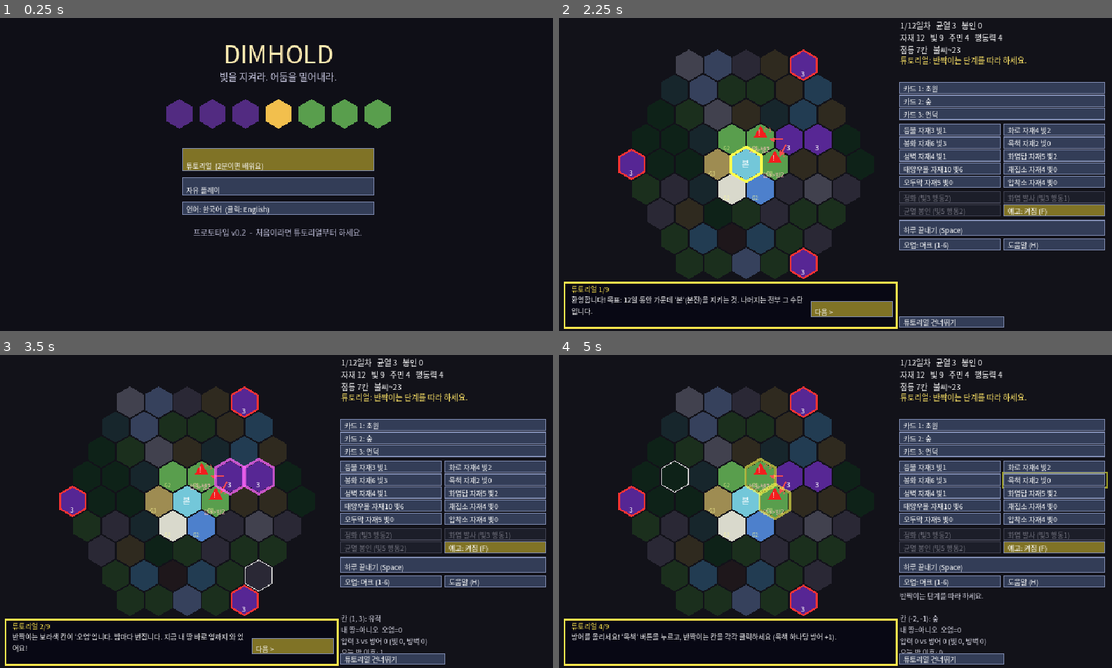
Above: before the commit, frames 1-4 (two rows, left to right).
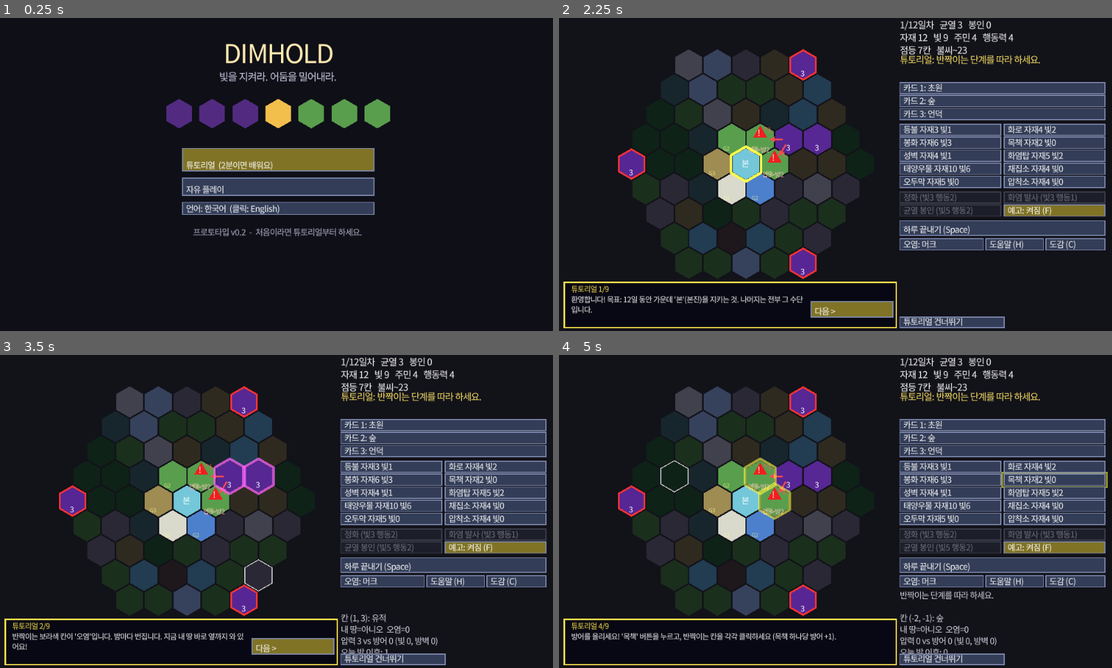
Above: after the commit, the same moments.

Repository: rlawnstlr001-design/SoloOS
Game: Godot game, scene res://scenes/main.tscn
Same seed, same stepped clock (60 frames per second), same inputs: the game is played once before the commit and once after it.
Inputs (mouse positions are in pixels of both pictures, inside the frame that each line leads up to):
- Up to frame 1 (0.25 s): no input
- Up to frame 2 (2.25 s): tap Enter at 0.5, 2 s; move the mouse to (957, 158) at 0.52 s; tap C at 0.6, 1.35 s; click (957, 158) at 0.67 s; tap Space at 0.77, 1.25, 1.52 s; move the mouse to (724, 190) at 1.27 s; click (724, 190) at 1.42 s; move the mouse to (890, 105) at 2.02 s; tap T at 2.1 s; click (890, 105) at 2.17 s
- Up to frame 3 (3.5 s): tap C at 2.3, 3.05 s; move the mouse to (248, 574) at 2.77 s; tap L at 2.85 s; click (248, 574) at 2.92 s; tap Space at 3.02 s
- Up to frame 4 (5 s): move the mouse to (1006, 558) at 3.52 s; tap Enter at 3.6 s; click (1006, 558) at 3.67 s; tap Space at 3.77, 4.52 s; tap C at 3.8, 4.55 s; move the mouse to (669, 464) at 4.27 s; tap Keypad Enter at 4.35 s; click (669, 464) at 4.42 s

The runs differ from the first frame. In frame 1, 2.4% of the frame differs, in the area x 30-71%, y 8-70%; in frame 2, 8.7%; in frame 3, 9.4%; in frame 4, 9.7%, in the area x 0-100%, y 0-100%.

Commit message:
Prototype: crisp text rendering, building/blight/terrain tooltips, codex screen
Co-Authored-By: Claude Opus 5.5 <noreply@anthropic.com>
Claude-Session: https://claude.ai/code/session_01LyjitZeNacAnkruFKNNNhR

Diff:
--- a/project.godot
+++ b/project.godot
@@ -11,10 +11,11 @@
 window/size/viewport_height=360
 window/size/window_width_override=1280
 window/size/window_height_override=720
-window/stretch/mode="viewport"
-window/stretch/scale_mode="integer"
+window/stretch/mode="canvas_items"
+window/stretch/aspect="keep"
+window/stretch/scale_mode="fractional"
 
 [rendering]
-textures/canvas_textures/default_texture_filter=0
+textures/canvas_textures/default_texture_filter=1
 renderer/rendering_method="gl_compatibility"
 renderer/rendering_method.mobile="gl_compatibility"
--- a/scripts/main.gd
+++ b/scripts/main.gd
@@ -3,6 +3,7 @@
 # Keys: Space=End Day, F=toggle forecast, R=restart, 1-6=variant set + restart, Esc=cancel selection.
 
 const GS := preload("res://sim/game_state.gd")
+const TX := preload("res://scripts/texts.gd")
 
 const VSETS := [
 	["murk"], ["murk", "spore"], ["rime", "spore"], ["rust", "murk"], ["rime", "hollow"],
@@ -48,6 +49,8 @@
 var tut_src: Array = []
 var flash: Dictionary = {}   # tile -> "worse" | "better" | "lost"
 var flash_t := 0.0
+var show_codex := false
+var mouse := Vector2.ZERO
 
 const TUT := [
 	{"id": "intro", "next": true, "en": "Welcome! GOAL: keep the center hex H alive for 12 days. Everything else is a tool for that.", "kr": "환영합니다! 목표: 12일 동안 가운데 '본'(본진)을 지키는 것. 나머지는 전부 그 수단입니다."},
@@ -102,6 +105,8 @@
 	var sf := SystemFont.new()
 	sf.font_names = PackedStringArray(["Malgun Gothic", "Noto Sans CJK KR", "Apple SD Gothic Neo", "NanumGothic", "WenQuanYi Zen Hei", "Unifont", "sans-serif"])
 	sf.fallbacks = [ThemeDB.fallback_font]
+	sf.multichannel_signed_distance_field = true
+	sf.antialiasing = TextServer.FONT_ANTIALIASING_GRAY
 	font = sf
 	g = GS.new()
 	g.setup(1, VSETS[0])
@@ -199,36 +204,37 @@
 	var resist_txt := ""
 	for c in GS.CLASSES:
 		if g.resist[c] > 0: resist_txt += T(" RESIST-%s(%d)", " 내성-%s(%d)") % [N(c), g.resist[c]]
-	_text(Vector2(x, y + 8), 240, T("Day %d/%d   Rifts %d   Sea …(224 unchanged characters)… unt(), int(g.ember())], Color(1, 1, 1), 9)
+	_text(Vector2(x, y + 8), 240, T("Day %d/%d   Rifts %d   Sea …(224 unchanged characters)… unt(), int(g.ember())], Color(1, 1, 1), 10)
 	y += 40
-	_text(Vector2(x, y + 8), 240, _hint() if scr != "tutorial" else T("Tutorial: follow the glowing step.", "튜토리얼: 반짝이는 단계를 따라 하세요."), Color(1, 0.9, 0.4), 9)
+	_text(Vector2(x, y + 8), 240, _hint() if scr != "tutorial" else T("Tutorial: follow the glowing step.", "튜토리얼: 반짝이는 단계를 따라 하세요."), Color(1, 0.9, 0.4), 10)
 	y += 30
 	if not g.over:
 		for k in range(g.cards.size()):
-			_btn(T("Card %d: %s", "카드 %d: %s") % [k + 1, N(g.cards[k] …(118 unchanged characters)… _today, mode == "card" and card_idx == k)
+			_btn(T("Card %d: %s", "카드 %d: %s") % [k + 1, N(g.cards[k] …(118 unchanged characters)… _today, mode == "card" and card_idx == k, T("Expand your land with this tile (once a day).\n\n", "이 지형 타일로 영토를 한 칸 넓힙니다 (하루 1번).\n\n") + (TX.TERR_KO if ko else TX.TERR_EN)[g.cards[k]])
 			y += 15
 		y += 3
 		var col := 0
 		for n in GS.BUILD_ORDER:
 			var c: Array = GS.STRUCT[n]
-			_btn(T("%s %dM %dL", "%s 자재%d 빛%d") % [N(n), c[0], c[1]], Vector2(x + col * 120.0, y), Vector2(116, 13), _on_build.bind(n), g.M >= c[0] and g.L >= c[1] and g.lp >= c[2], mode == "build" and build_name == n)
+			_btn(T("%s %dM %dL", "%s 자재%d 빛%d") % [N(n), c[0], c[1]], Vector2(x + col * 120.0, y), Vector2(116, 13), _on_build.bind(n), g.M >= c[0] and g.L >= c[1] and g.lp >= c[2], mode == "build" and build_name == n, stip(n))
 			col += 1
 			if col == 2:
 				col = 0; y += 15
 		if col == 1: y += 15
 		y += 3
-		_btn(T("Burst (3L 2LP)", "정화 (빛3 행동2)"), Vector2(x, y), Vector2(116, 13), _on_burst, selected >= 0 and g.can_burst(selected), false)
-		_btn(T("Pyre fire (3L 1LP)", "화염 발사 (빛3 행동1)"), Vector2(x + 120, y), Vector2(116, 13), _on_pyre, selected >= 0 and g.can_pyre(selected), false)
+		_btn(T("Burst (3L 2LP)", "정화 (빛3 행동2)"), Vector2(x, y), Vector2(116, 13), _on_burst, selected >= 0 and g.can_burst(selected), false, T("Select one of your Beacons first.\n\n", "먼저 지도에서 내 봉화를 클릭해 선택하세요.\n\n") + sdesc("beacon")[2])
+		_btn(T("Pyre fire (3L 1LP)", "화염 발사 (빛3 행동1)"), Vector2(x + 120, y), Vector2(116, 13), _on_pyre, selected >= 0 and g.can_pyre(selected), false, T("Select one of your Pyres first.\n\n", "먼저 지도에서 내 화염탑을 클릭해 선택하세요.\n\n") + sdesc("pyre")[2])
 		y += 15
-		_btn(T("Seal Rift (5L 2LP)", "균열 봉인 (빛5 행동2)"), Vector2(x, y), Vector2(116, 13), _on_seal, selected >= 0 and not g.seal_targets(selected).is_empty(), false)
-		_btn(T("Forecast: %s (F)", "예고: %s (F)") % [T("ON", "켜짐") if show_fc else T("off", "꺼짐")], Vector2(x + 120, y), Vector2(116, 13), _toggle_fc, true, show_fc)
+		_btn(T("Seal Rift (5L 2LP)", "균열 봉인 (빛5 행동2)"), Vector2(x, y), Vector2(116, 13), _on_seal, selected >= 0 and not g.seal_targets(selected).is_empty(), false, T("Select a Sunwell near a Rift first.\n\n", "먼저 균열 근처의 태양우물을 선택하세요.\n\n") + sdesc("sunwell")[2])
+		_btn(T("Forecast: %s (F)", "예고: %s (F)") % [T("ON", "켜짐") if show_fc else T("off", "꺼짐")], Vector2(x + 120, y), Vector2(116, 13), _toggle_fc, true, show_fc, T("Shows what happens tonight: red triangle = this hex will be eaten, green check = safe.", "오늘 밤 결과를 미리 보여줍니다: 빨간 삼각형 = 먹힐 칸, 초록 체크 = 안전."))
 		y += 18
-	_btn(T("END DAY (Space)", "하루 끝내기 (Space)") if not g.over else T("NEW GAME (R)", "새 게임 (R)"), Vector2(x, y), Vector2(236, 17), _end_day if not g.over else _new_game, true, false)
+	_btn(T("END DAY (Space)", "하루 끝내기 (Space)") if not g.over else T("NEW GAME (R)", "새 게임 (R)"), Vector2(x, y), Vector2(236, 17), _end_day if not g.over else _new_game, true, false, T("Night falls: blight spreads, buildings produce, next day begins.", "밤이 됩니다: 오염이 번지고, 건물이 생산하고, 다음 날이 시작됩니다."))
 	y += 21
-	_btn(T("Variant: %s (1-6)", "오염: %s (1-6)") % VN(vset_idx), Vector2(x, y), Vector2(116, 13), _next_vset, true, false)
-	_btn(T("HELP (H)", "도움말 (H)"), Vector2(x + 120, y), Vector2(116, 13), _toggle_help, true, show_help)
+	_btn(T("Blight: %s", "오염: %s") % VN(vset_idx), Vector2(x, y), Vector2(96, 13), _next_vset, true, false, T("Change the blight type and restart (keys 1-6).", "오염 종류를 바꾸고 새로 시작 (숫자키 1-6)."))
+	_btn(T("Help (H)", "도움말 (H)"), Vector2(x + 99, y), Vector2(66, 13), _toggle_help, true, show_help)
+	_btn(T("Codex (C)", "도감 (C)"), Vector2(x + 168, y), Vector2(68, 13), _toggle_codex, true, show_codex, T("What every building and blight does.", "모든 건물과 오염의 역할 설명."))
 	y += 18
-	_text(Vector2(x, y + 8), 240, _info_text(), Color(0.85, 0.85, 0.9), 8)
+	_text(Vector2(x, y + 8), 240, _info_text(), Color(0.85, 0.85, 0.9), 9)
 	if scr == "tutorial":
 		var st: Dictionary = TUT[tut]
 		if st["next"]:
@@ -236,8 +242,22 @@
 		_btn(T("Skip tutorial", "튜토리얼 건너뛰기"), Vector2(392, 344), Vector2(120, 12), _start_free, true, false)
 
 
-func _btn(t: String, p: Vector2, sz: Vector2, cb: Callable, on: bool, act: bool) -> void:
-	btns.append({"r": Rect2(p, sz), "t": t, "cb": cb, "on": on, "act": act})
+func _btn(t: String, p: Vector2, sz: Vector2, cb: Callable, on: bool, act: bool, tip: String = "") -> void:
+	btns.append({"r": Rect2(p, sz), "t": t, "cb": cb, "on": on, "act": act, "tip": tip})
+
+
+func sdesc(n: String) -> Array:
+	return (TX.STRUCT_KO if ko else TX.STRUCT_EN).get(n, [n, "", ""])
+
+
+func stip(n: String) -> String:
+	var d: Array = sdesc(n)
+	var c: Array = GS.STRUCT[n]
+	return "%s\n%s\n\n%s\n\n%s" % [d[0], d[1], d[2], T("Cost: %d materials, %d light, %d action(s)", "비용: 자재 %d, 빛 %d, 행동 %d") % [c[0], c[1], c[2]]]
+
+
+func vdesc(v: String) -> Array:
+	return (TX.VAR_KO if ko else TX.VAR_EN).get(v, [v, ""])
 
 
 func _text(p: Vector2, w: float, t: String, c: Color, fs: int) -> void:
@@ -251,6 +271,11 @@
 		var pr: Array = fc[2]; var gd: Array = fc[3]; var parts: Array = fc[4]
 		t += "\n" + T("Tile %s: %s%s%s\n", "칸 %s: %s%s%s\n") % [str(GS.COORDS[i]), N(g.terrain[i]), "  [%s]" % N(g.structs[i]) if g.structs[i] != "" else "", T("  SCAR", "  파괴됨") if g.scar[i] else ""]
 		t += T("lit=%s  blight=%d %s\nPressure %d vs Guard %d (Light %d, Ward %d)\nNext dusk: %d", "내 땅=%s  오염=%d %s\n압력 %d vs 방어 %d (빛 %d, 방벽 %d)\n오늘 밤 이후: %d") % [T(str(g.lit[i]), "예" if g.lit[i] else "아니오"), g.inten[i], N(g.var_[i]), pr[i], gd[i], parts[i][0], parts[i][2], fc[0][i]]
+	if i >= 0:
+		if g.structs[i] != "":
+			t += "\n" + sdesc(g.structs[i])[0] + ": " + sdesc(g.structs[i])[1]
+		if g.inten[i] > 0 and g.var_[i] != "":
+			t += "\n" + vdesc(g.var_[i])[0] + ": " + vdesc(g.var_[i])[1]
 	if g.over:
 		t += "\n\n%s  %s %d" % [T("VICTORY", "승리") if g.won else T("DEFEAT", "패배"), T("Ember", "불씨"), int(g.ember())]
 	return t
@@ -268,7 +293,43 @@
 		elif i == hover_btn: bg = Color(0.32, 0.38, 0.55)
 		draw_rect(r, bg)
 		draw_rect(r, Color(0.5, 0.55, 0.7) if b["on"] else Color(0.25, 0.26, 0.32), false, 1.0)
-		draw_string(font, r.position + Vector2(4, r.size.y - 3), b["t"], HORIZONTAL_ALIGNMENT_LEFT, r.size.x - 6, 8, Color(1, 1, 1) if b["on"] else Color(0.45, 0.45, 0.5))
+		draw_string(font, r.position + Vector2(4, r.size.y - 3), b["t"], HORIZONTAL_ALIGNMENT_LEFT, r.size.x - 6, 9, Color(1, 1, 1) if b["on"] else Color(0.45, 0.45, 0.5))
+
+
+func _draw_tooltip() -> void:
+	if hover_btn < 0 or hover_btn >= btns.size(): return
+	var tip: String = btns[hover_btn].get("tip", "")
+	if tip == "": return
+	var w := 240.0
+	var sz := font.get_multiline_string_size(tip, HORIZONTAL_ALIGNMENT_LEFT, w - 16, 10)
+	var h := sz.y + 16
+	var r: Rect2 = btns[hover_btn]["r"]
+	var y := clampf(r.position.y - 8, 4, 356 - h)
+	var box := Rect2(r.position.x - w - 8, y, w, h)
+	draw_rect(box, Color(0.05, 0.06, 0.10, 0.97))
+	draw_rect(box, Color(1, 0.85, 0.4), false, 1.5)
+	draw_multiline_string(font, box.position + Vector2(8, 16), tip, HORIZONTAL_ALIGNMENT_LEFT, w - 16, 10, -1, Color(0.95, 0.95, 1))
+
+
+func _draw_codex() -> void:
+	draw_rect(Rect2(8, 8, 376, 344), Color(0.03, 0.03, 0.07, 0.97))
+	draw_rect(Rect2(8, 8, 376, 344), Color(1, 0.85, 0.4), false, 1.5)
+	draw_string(font, Vector2(18, 26), T("CODEX - click anywhere to close", "도감 - 아무 곳이나 클릭하면 닫힘"), HORIZONTAL_ALIGNMENT_LEFT, -1, 11, Color(1, 0.9, 0.5))
+	var y := 44.0
+	for n in ["hearth", "lantern", "brazier", "beacon", "palisade", "rampart", "pyre", "sunwell", "camp", "cottage", "press"]:
+		var d: Array = sdesc(n)
+		draw_string(font, Vector2(18, y), "%s" % d[0], HORIZONTAL_ALIGNMENT_LEFT, 70, 10, Color(1, 0.85, 0.5))
+		draw_string(font, Vector2(90, y), d[1], HORIZONTAL_ALIGNMENT_LEFT, 290, 10, Color(0.92, 0.92, 0.96))
+		y += 15
+	y += 6
+	draw_string(font, Vector2(18, y), T("BLIGHT TYPES", "오염 종류"), HORIZONTAL_ALIGNMENT_LEFT, -1, 10, Color(1, 0.9, 0.5))
+	y += 14
+	for v in ["murk", "rime", "spore", "rust", "hollow"]:
+		var vd: Array = vdesc(v)
+		var vc: Color = V_COLOR[v]
+		draw_rect(Rect2(18, y - 8, 8, 8), vc.lightened(0.2))
+		draw_multiline_string(font, Vector2(30, y), vd[0] + ": " + vd[1], HORIZONTAL_ALIGNMENT_LEFT, 346, 9, 2, Color(0.9, 0.9, 0.95))
+		y += 22
 
 
 func _btn_at(p: Vector2) -> int:
@@ -434,6 +495,12 @@
 	if scr == "tutorial": return
 	var t: Array = g.seal_targets(selected)
 	g.seal(selected, t[0]); msg = T("Rift sealed!", "균열 봉인 완료!"); _refresh()
+
+
+func _toggle_codex() -> void:
+	show_codex = not show_codex
+	show_help = false
+	_refresh()
 
 
 func _toggle_help() -> void:
@@ -492,13 +559,15 @@
 
 func _unhandled_input(e: InputEvent) -> void:
 	if e is InputEventMouseMotion:
+		mouse = e.position
 		var h := pick(e.position)
 		var hb := _btn_at(e.position)
 		if h != hover or hb != hover_btn:
 			hover = h; hover_btn = hb; _build_ui(); queue_redraw()
 	elif e is InputEventMouseButton and e.pressed and e.button_index == MOUSE_BUTTON_LEFT:
-		if show_help:
-			show_help = false; queue_redraw(); return
+		if show_help or show_codex:
+			if _btn_at(e.position) < 0:
+				show_help = false; show_codex = false; _refresh(); return
 		var bi := _btn_at(e.position)
 		if bi >= 0:
 			if btns[bi]["on"]: btns[bi]["cb"].call()
@@ -536,6 +605,7 @@
 			KEY_M: _open_menu()
 			KEY_F: _toggle_fc()
 			KEY_H: _toggle_help()
+			KEY_C: _toggle_codex()
 			KEY_R: _start_free()
 			KEY_ESCAPE: mode = ""; card_idx = -1; build_name = ""; selected = -1; _refresh()
 			KEY_1, KEY_2, KEY_3, KEY_4, KEY_5, KEY_6:
@@ -605,6 +675,8 @@
 			draw_polyline(pts, Color(fcol.r, fcol.g, fcol.b, minf(1.0, flash_t)), 3.0)
 	if scr == "tutorial": _draw_tutorial()
 	_draw_ui()
+	if show_codex: _draw_codex()
+	_draw_tooltip()
 	if show_help:
 		var lines: Array = [
 			T("HOW TO PLAY (click anywhere to close, H to reopen)", "플레이 방법 (아무 곳이나 클릭하면 닫힘, H로 다시 열기)"),
@@ -620,7 +692,7 @@
 			T("   Palisade/Rampart give walls. Put them where purple is coming.", "   목책/성벽=방벽. 보라색이 다가오는 쪽에 지으세요."),
 			T("3) Press Space: night falls, blight spreads, next day.", "3) Space(하루 끝내기): 밤이 되어 오염이 번지고 다음 날로."),
 			"",
-			T("TIPS: Brazier burns Rime/Spore.", "팁: 화로는 서리/포자 오염을 태웁니다."),
+			T("TIP: hover any button to see what it does. Codex (C) lists everything.", "팁: 버튼에 마우스를 올리면 설명이 나옵니다. 도감(C)에 전체 정리."),
 			T("Beacon (Bc): select it, then press Burst to cleanse nearby blight.", "봉화(봉): 선택 후 '정화' 버튼으로 주변 오염 제거."),
 		]
 		draw_rect(Rect2(10, 40, 380, 280), Color(0.02, 0.02, 0.05, 0.93))
--- /dev/null
+++ b/scripts/texts.gd
@@ -0,0 +1,53 @@
+extends RefCounted
+# Player-facing descriptions (Korean / English). Numbers must match sim/game_state.gd STRUCT and docs/design/01_rules.md v0.2.
+
+const STRUCT_KO := {
+	"hearth": ["본진", "당신의 마지막 불빛. 먹히면 패배.", "빛 3을 내고 주변 6칸에 빛 2, 두 칸 거리에 빛 1."],
+	"lantern": ["등불", "기본 방어. 싸고 넓게 지킨다.", "자기 칸 빛 2, 주변 6칸 빛 1. 빛은 곧 방어력.\n쓸 때: 오염이 다가오는 쪽에 미리 깔기."],
+	"brazier": ["화로", "불로 서리·포자를 태우는 방어.", "등불과 같은 빛(2/주변 1)에 더해, 매일 밤 주변 서리 오염 -1, 포자 오염 -2.\n쓸 때: 하늘색(서리)·노란색(포자) 오염이 올 때."],
+	"beacon": ["봉화", "강한 빛 + 오염을 밀어내는 능력.", "빛 3 / 주변 2 / 두 칸 거리 1.\n능력 '정화': 봉화를 선택하고 정화 버튼 → 반경 2칸 모든 오염 -1 (빛3, 행동2, 4일마다).\n쓸 때: 넓은 지역을 지키고 반격할 때."],
+	"palisade": ["목책", "가장 싼 땜질. 그 칸 방어 +1.", "놓은 칸 하나만 방어 +1 (빛 없음). 내구 2라 녹 오염에 약함.\n쓸 때: 빨간 삼각형 칸이 1 차이로 위험할 때."],
+	"rampart": ["성벽", "튼튼한 벽. 그 칸 방어 +2.", "놓은 칸 하나만 방어 +2, 내구 4.\n쓸 때: 압력이 높은 최전선 칸."],
+	"pyre": ["화염탑", "주변 오염을 단번에 태운다.", "능력 '화염 발사': 화염탑을 선택하고 버튼 → 주변 1칸의 강도 2 이하 오염을 모두 제거 (빛3, 행동1, 3일마다)."],
+	"sunwell": ["태양우물", "땅을 되살리고 균열을 봉인한다.", "빛 1. 매일 반경 2칸의 파괴된 칸 하나를 복구.\n능력 '균열 봉인': 균열(빨간 테두리)이 2칸 이내면 봉인 (빛5, 행동2). 균열 2개 봉인 = 즉시 승리."],
+	"camp": ["채집소", "자재 생산.", "매일 자재 +2 (숲·언덕 위), 그 외 +1.\n자재는 모든 건설의 재료."],
+	"cottage": ["오두막", "주민(행동력) 증가.", "주민 상한 +2, 3일마다 주민 +1.\n주민 수 = 하루에 할 수 있는 행동 수."],
+	"press": ["압착소", "빛(자원) 생산.", "매일 빛 +1 (수정 옆이면 +2).\n빛은 고급 건물·능력·유지비에 쓰임. 빛 건물 2개마다 매일 빛 1 유지비."],
+}
+const STRUCT_EN := {
+	"hearth": ["Hearth", "Your last light. Lose it and you lose.", "Light 3, 2 on the 6 neighbours, 1 at distance 2."],
+	"lantern": ["Lantern", "Basic defense. Cheap, covers an area.", "Light 2 on its hex, 1 on the 6 neighbours. Light = defense.\nUse: place ahead of approaching blight."],
+	"brazier": ["Brazier", "Fire defense that burns Rime and Spore.", "Same light as a Lantern, plus each night: nearby Rime -1, Spore -2.\nUse: against cyan (Rime) and yellow (Spore) blight."],
+	"beacon": ["Beacon", "Strong light + an ability that pushes blight back.", "Light 3 / 2 / 1.\nAbility BURST: select the Beacon, press Burst -> all blight within 2 hexes -1 (3 light, 2 actions, every 4 days)."],
+	"palisade": ["Palisade", "Cheapest patch: +1 defense on its hex.", "+1 defense on that hex only (no light). Durability 2, weak to Rust.\nUse: when a red-triangle hex is short by 1."],
+	"rampart": ["Rampart", "Solid wall: +2 defense on its hex.", "+2 defense on that hex only, durability 4.\nUse: front-line hexes under high pressure."],
+	"pyre": ["Pyre", "Burns nearby blight in one go.", "Ability FIRE: select it, press the button -> clears blight of strength 2 or less on neighbours (3 light, 1 action, every 3 days)."],
+	"sunwell": ["Sunwell", "Restores land and seals Rifts.", "Light 1. Each day restores one destroyed hex within 2.\nAbility SEAL: a Rift within 2 hexes can be sealed (5 light, 2 actions). Seal 2 Rifts = instant win."],
+	"camp": ["Camp", "Produces materials.", "+2 materials per day on woodland/hill, +1 elsewhere."],
+	"cottage": ["Cottage", "More people = more actions.", "+2 population cap, +1 person every 3 days. People = actions per day."],
+	"press": ["Lamp Press", "Produces light (resource).", "+1 light per day (+2 next to crystal). Light buildings cost 1 light per 2 each day."],
+}
+const VAR_KO := {
+	"murk": ["머크 (보라)", "가장 기본 오염. 이웃으로 한 칸씩 번진다. 습지에서 강함. 빛에 약함."],
+	"rime": ["서리 (하늘색)", "직선으로 두 칸 너머까지 뻗어 벽을 건너뛴다. 걸린 건물 생산 절반. 화로에 약함."],
+	"spore": ["포자 (노랑)", "강도 2부터 3칸 이내 아무 곳에 씨앗을 날린다. 초원·숲에서 강함. 화로에 매우 약함."],
+	"rust": ["녹 (주황)", "건물이 있는 칸을 노리고 건물 내구를 깎는다. 빈 칸에선 약함. 성벽으로 버틴다."],
+	"hollow": ["공허 (검정)", "주변 2칸의 방어를 1 낮춘다. 가장 밝은 곳 옆에 나타난다. 빛을 한곳에 몰지 말 것."],
+}
+const VAR_EN := {
+	"murk": ["Murk (purple)", "Basic blight. Spreads hex by hex. Strong on marsh. Weak to light."],
+	"rime": ["Rime (cyan)", "Reaches 2 hexes in straight lines, jumping walls. Halves production. Weak to Brazier."],
+	"spore": ["Spore (yellow)", "At strength 2+ drops seeds anywhere within 3. Strong on meadow/woods. Very weak to Brazier."],
+	"rust": ["Rust (orange)", "Targets hexes with buildings and wears them down. Weak on empty hexes."],
+	"hollow": ["Hollow (black)", "Lowers defense by 1 within 2 hexes. Appears next to your brightest hex."],
+}
+const TERR_KO := {
+	"meadow": "초원: 평범. 포자에 약함.", "woodland": "숲: 채집소 자재 +1. 포자에 약함.", "hill": "언덕: 머크·서리 상대로 방어 +1, 채집소 +1.",
+	"marsh": "습지: 머크가 강해짐.", "ruins": "유적: 특별한 효과 없음 (추후 로어).", "crystal": "수정: 옆 압착소 빛 +1.",
+	"shore": "물가: 녹이 강해짐.", "salt": "소금밭: 포자에 강함.", "frost": "서리밭: 서리가 강해짐.", "cinder": "잿더미: 포자에 강함, 서리에 약함.",
+}
+const TERR_EN := {
+	"meadow": "Meadow: plain. Weak to Spore.", "woodland": "Woodland: Camp +1. Weak to Spore.", "hill": "Hill: +1 defense vs Murk/Rime, Camp +1.",
+	"marsh": "Marsh: Murk is stronger.", "ruins": "Ruins: no effect yet.", "crystal": "Crystal: adjacent Lamp Press +1 light.",
+	"shore": "Shore: Rust is stronger.", "salt": "Salt flat: resists Spore.", "frost": "Frost field: Rime is stronger.", "cinder": "Cinder: resists Spore, weak to Rime.",
+}
--- a/tests/shot.gd
+++ b/tests/shot.gd
@@ -32,10 +32,18 @@
 		20: m._tut_next(); m._on_card(0); _click(m.g.frontier()[0])
 		22: m._end_day()
 		24: _save("6_tut_after_night")
-		25: quit(0)
+		25:
+			m._start_free()
+			for k in range(m.btns.size()):
+				if String(m.btns[k]["t"]).begins_with(m.N("beacon")): m.hover_btn = k
+			m.queue_redraw()
+		27: _save("7_tooltip")
+		28: m._toggle_codex()
+		30: _save("8_codex")
+		31: quit(0)
 	return false
 
 func _save(n: String) -> void:
 	var img := root.get_viewport().get_texture().get_image()
 	img.save_png("%s/%s.png" % [out, n])
-	print("saved ", n)
+	print("saved ", n, " ", img.get_size())
